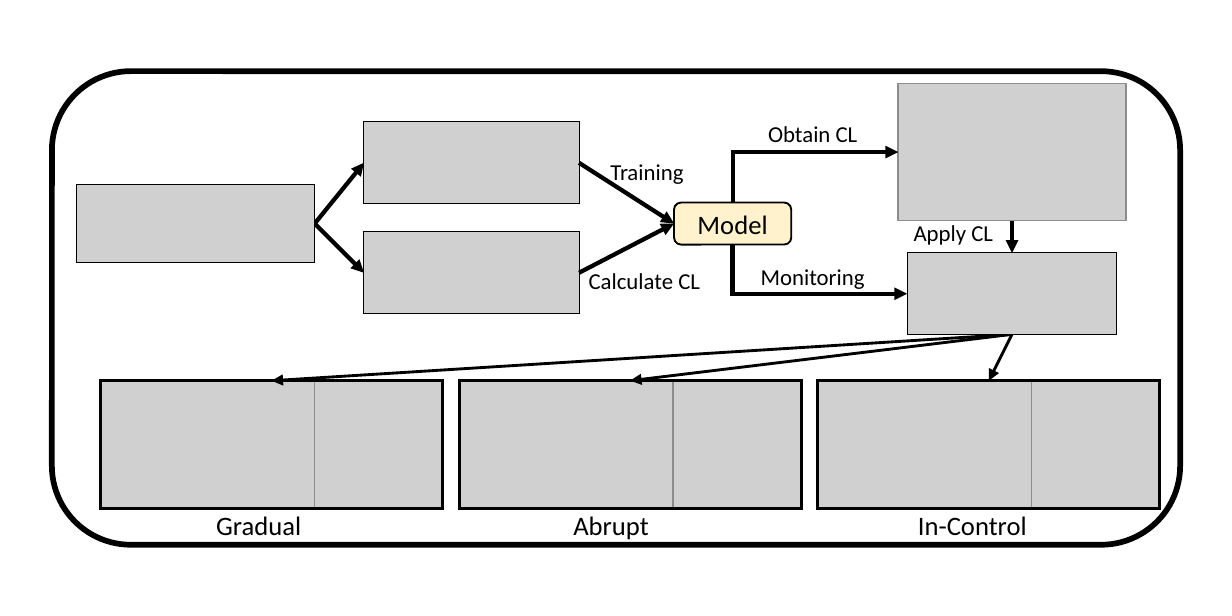
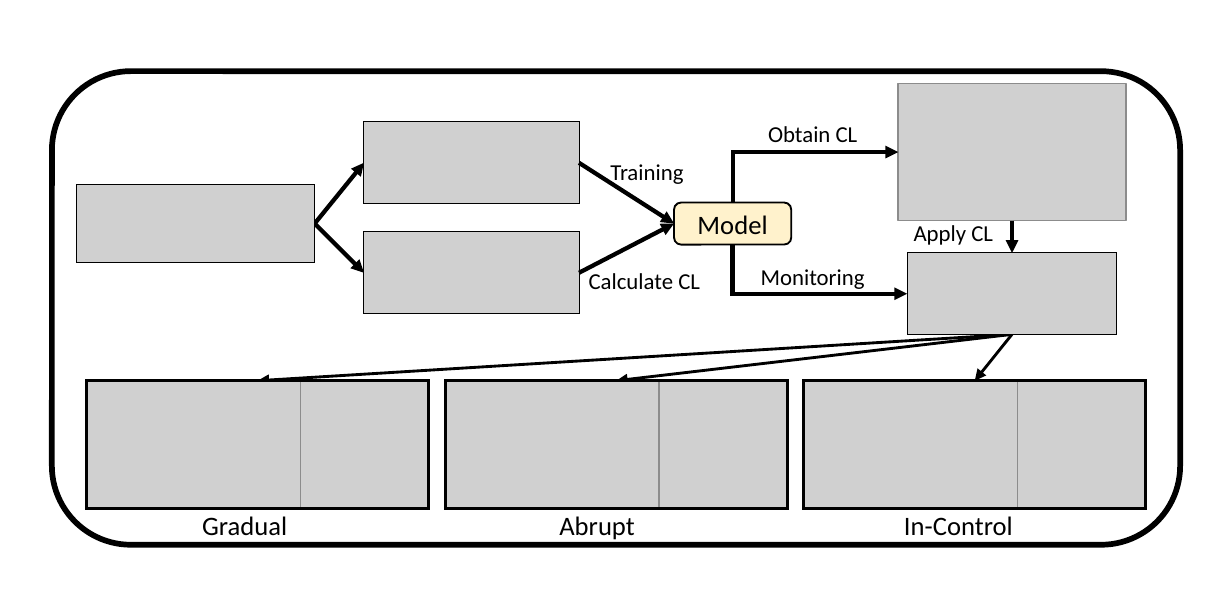
Before and after one commit to kgzhang0801/cd_paper, a slide deck: slide 2 of figures/v14/flow_chart/gen_fig_most_updated_1.pptx. Drawn at 1232x616 pixels with LibreOffice and Linux fonts; fonts in the diff are those of the drawing; grey boxes stand for pictures. Boxes give left, top, right and bottom in pixels: in the first picture for what was removed or moved away, otherwise in the second. Text is boxed around its words. In the diff, an @@ line names an element or a change of style, - is before the commit and + after.

```diff
--- a/figures/v14/flow_chart/gen_fig_most_updated_1.pptx
+++ b/figures/v14/flow_chart/gen_fig_most_updated_1.pptx
@@ arrow moved from (1012, 334) - (272, 381) to (1012, 334) - (257, 381) @@
@@ arrow moved from (1012, 334) - (630, 381) to (1012, 334) - (616, 381) @@
@@ arrow moved from (1012, 334) - (988, 381) to (1012, 334) - (975, 381) @@
@@ 6 pictures, 3 texts, 3 rectangles: place and size @@
-6 pictures, 3 texts, 3 rectangles at <box>101,381,1161,540</box>
+6 pictures, 3 texts, 3 rectangles at <box>86,381,1147,540</box>
```
Also in this commit, not shown: 1 other file.
